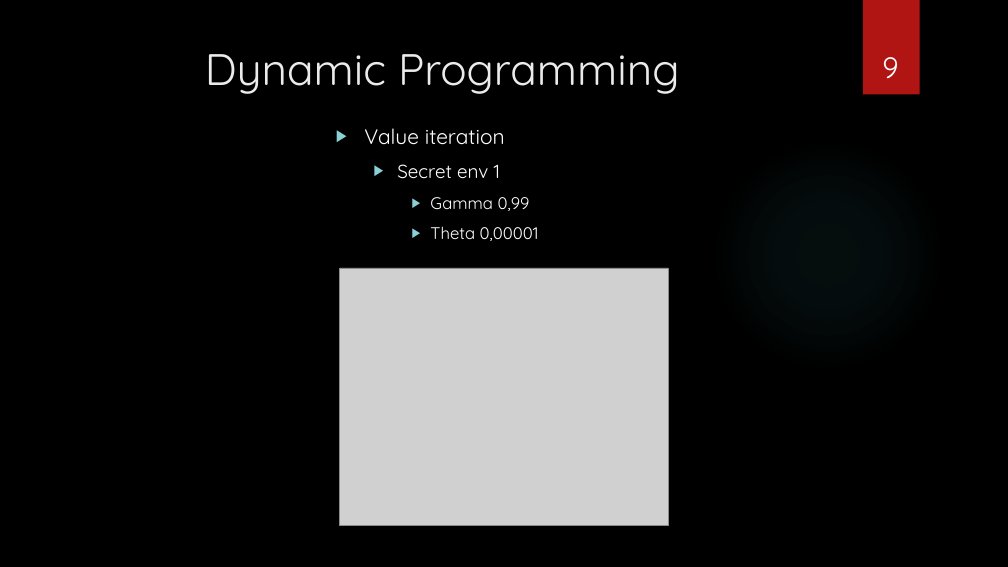
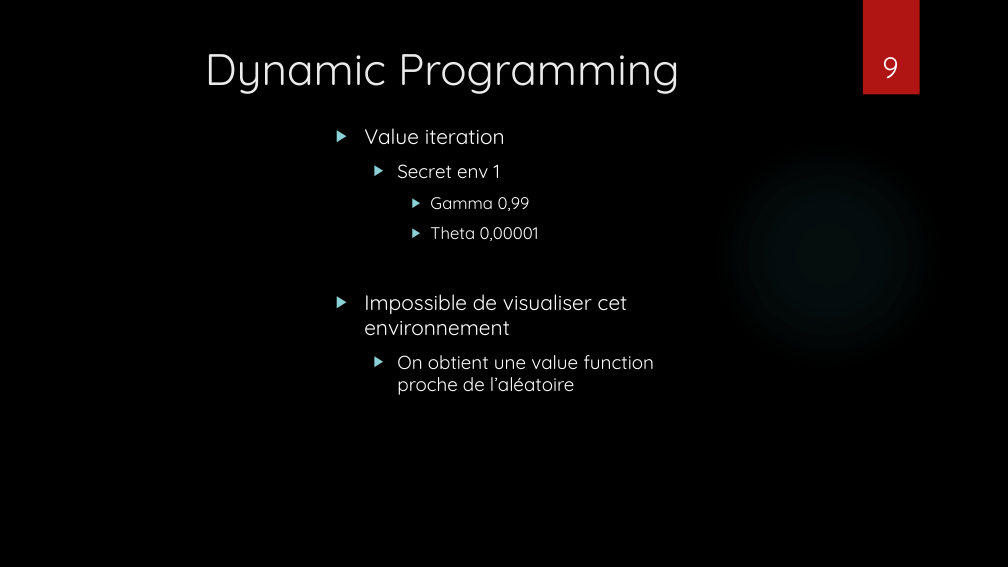
Before and after one commit to natane07/esgi_2021_4a_IABD_drl_sample_project, a slide deck: slide 9 of PPT_DRL.pptx. Drawn at 1008x567 pixels with LibreOffice and Linux fonts; fonts in the diff are those of the drawing; grey boxes stand for pictures; background and template pictures are left out. Boxes give left, top, right and bottom in pixels: in the first picture for what was removed or moved away, otherwise in the second. Text is boxed around its words. In the diff, an @@ line names an element or a change of style, - is before the commit and + after.

```diff
--- a/PPT_DRL.pptx
+++ b/PPT_DRL.pptx
@@ picture removed at bbox=[340, 268, 668, 526] @@
@@ text at bbox=[364, 294, 654, 395]: paragraphs added @@
+▶ Impossible de visualiser cet environnement
+  ▶ On obtient une value function proche de l’aléatoire
```
Also in this commit, not shown: 5 other slides changed.
